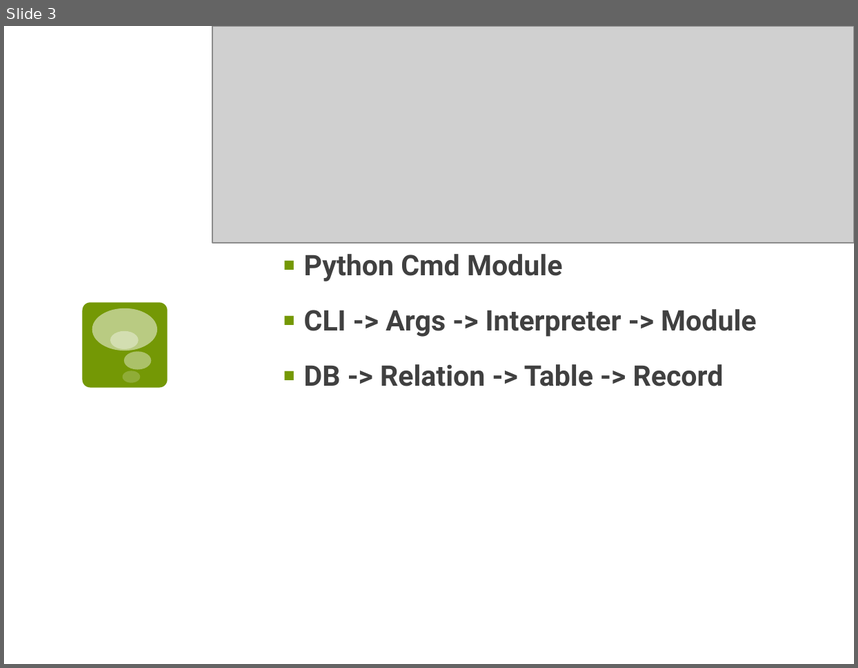
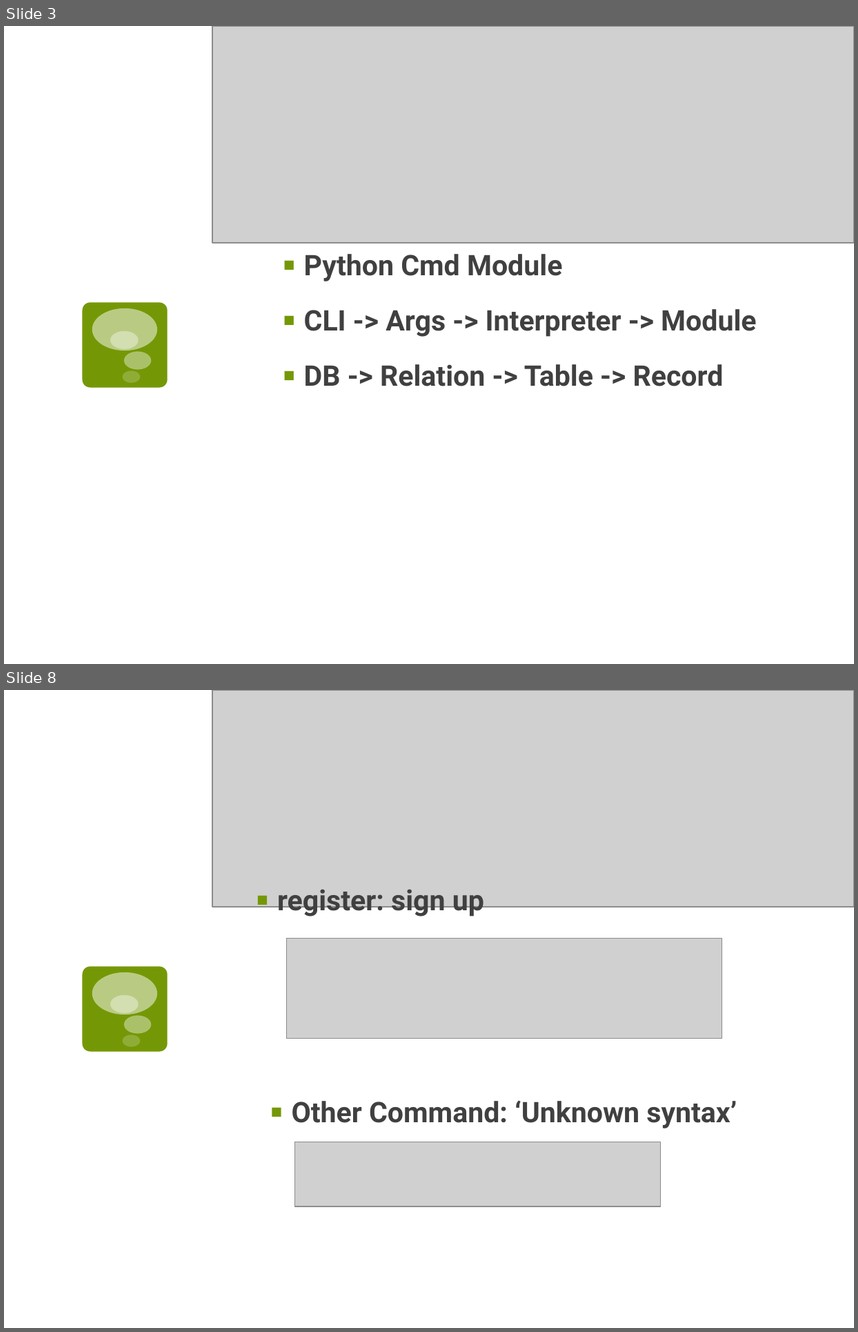
Before and after one commit to geniousisme/PySQL, a slide deck: PySQL_Intro.pptx. Shown one above the other, each under a label of ours: slide 3 before the commit, slides 3 and 8 after it; the slides between them are not shown. The pictures are 858x668 and 858x1332 pixels, drawn with LibreOffice and Linux fonts; fonts in the diff are those of the drawing; grey boxes stand for pictures. Boxes give left, top, right and bottom in pixels: in the first picture for what was removed or moved away, otherwise in the second. Text is boxed around its words. In the diff, an @@ line names an element or a change of style, - is before the commit and + after.

```diff
--- a/PySQL_Intro.pptx
+++ b/PySQL_Intro.pptx
@@ slide 8 added at <box>4,690,854,1328</box>, background #FFFFFF; not listed: 5 template elements that a slide beside it also shows @@
@@ picture added at <box>212,690,854,907</box> @@
@@ text added at <box>277,889,484,918</box>, 24 pt, text #404040, bold @@
+▪ register: sign up
@@ picture added at <box>287,938,722,1038</box> @@
@@ text added at <box>292,1100,737,1128</box>, 24 pt, text #404040, bold @@
+▪ Other Command: ‘Unknown syntax’
@@ picture added at <box>294,1141,661,1206</box> @@
```
Also in this commit, not shown: 3 slides changed, 7 other slides added, 20 other files.
